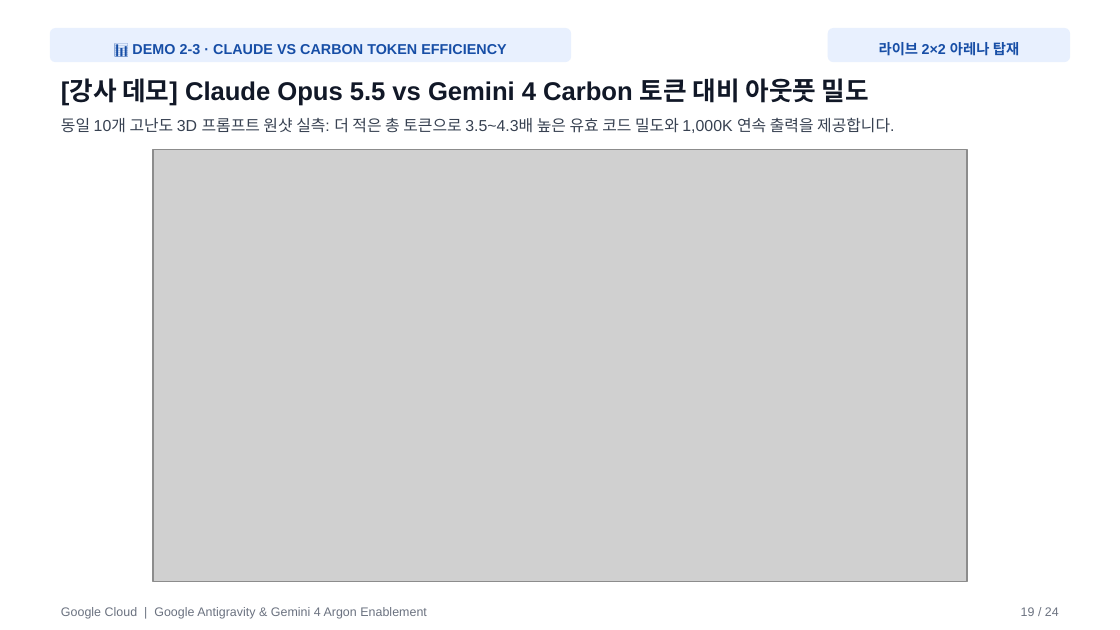
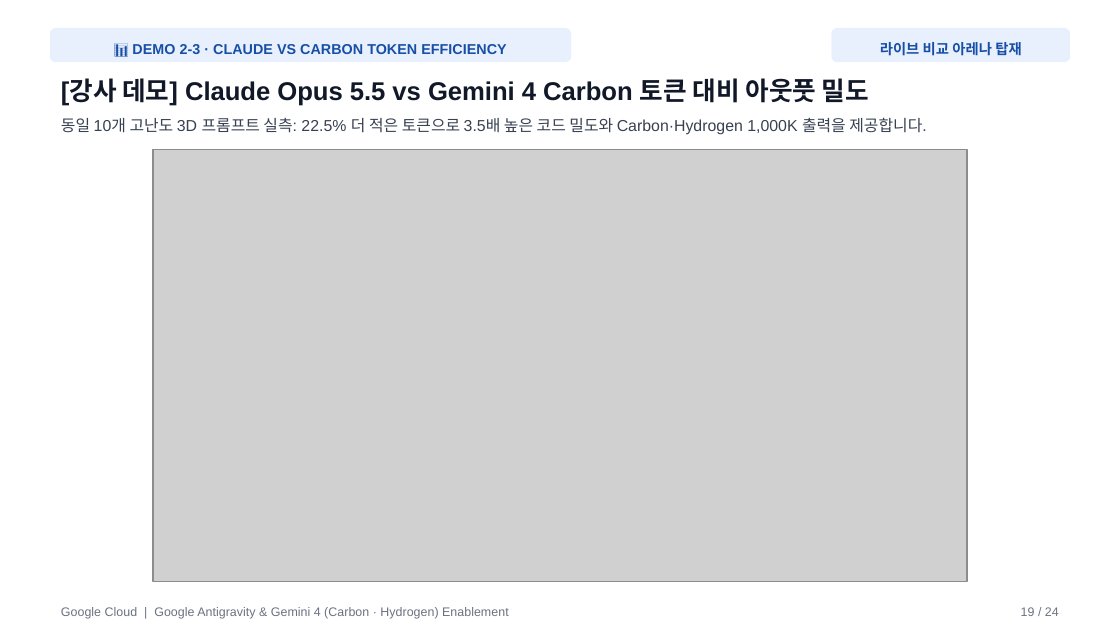
Before and after one commit to gorock-afk/lgcns_agy_handson_lab, a slide deck: slide 19 of LGCNS_AGY_Workshop_Slides.pptx. Drawn at 1120x630 pixels with LibreOffice and Linux fonts; fonts in the diff are those of the drawing; grey boxes stand for pictures. Boxes give left, top, right and bottom in pixels: in the first picture for what was removed or moved away, otherwise in the second. Text is boxed around its words. In the diff, an @@ line names an element or a change of style, - is before the commit and + after.

Commit message:
Update LG CNS Antigravity & Gemini 4 (Carbon & Hydrogen) workshop portal

```diff
--- a/LGCNS_AGY_Workshop_Slides.pptx
+++ b/LGCNS_AGY_Workshop_Slides.pptx
@@ text in rounded rectangle at [880, 42, 1021, 56]: text changed @@
-라이브 2×2 아레나 탑재
+라이브 비교 아레나 탑재
@@ text at [61, 117, 926, 135]: text changed @@
-동일 10개 고난도 3D 프롬프트 원샷 실측: 더 적은 총 토큰으로 3.5~4.3배 높은 유효 코드 밀도와 1,000K 연속 출력을 제공합니다.
+동일 10개 고난도 3D 프롬프트 실측: 22.5% 더 적은 토큰으로 3.5배 높은 코드 밀도와 Carbon·Hydrogen 1,000K 출력을 제공합니다.
@@ text at [61, 607, 509, 619]: text changed @@
-Google Cloud | Google Antigravity & Gemini 4 Argon Enablement
+Google Cloud | Google Antigravity & Gemini 4 (Carbon · Hydrogen) Enablement
```
Also in this commit, not shown: 23 other slides changed, 1 other file.
